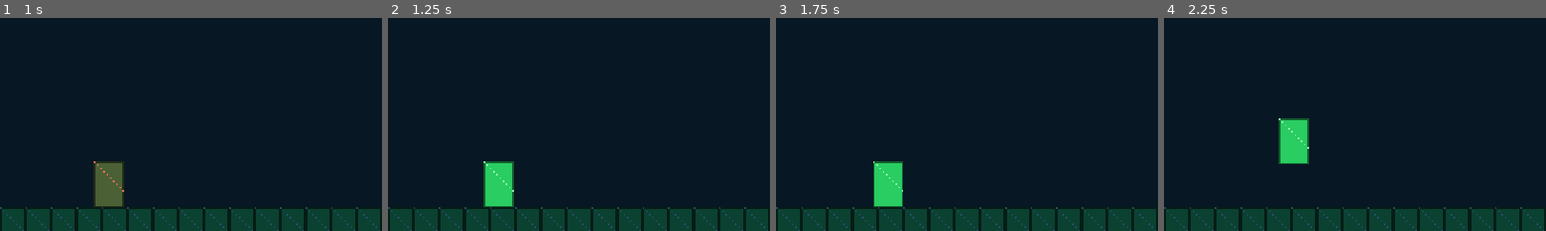
Above: before the commit, frames 1-4 (left to right).
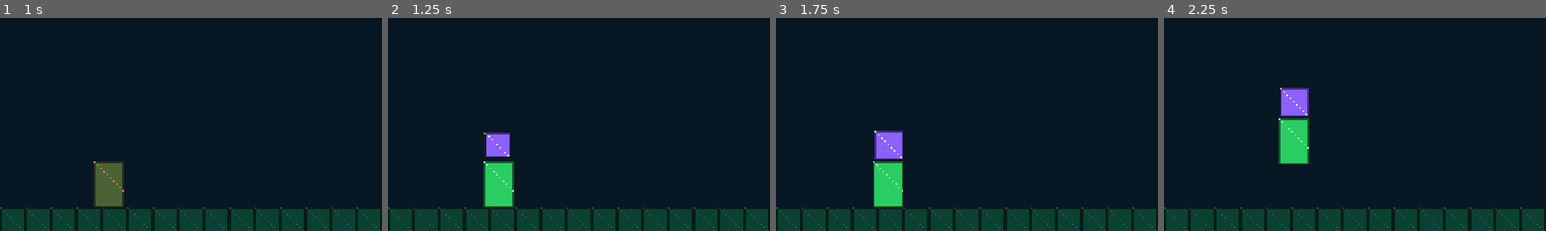
Above: after the commit, the same moments.

Repository: Eruldin/Honor-Meselesi
Game: Godot game, scene res://src/levels/ch2/Ch2.tscn
The game is run twice, just before and just after one commit, with the same random seed, the same clock (stepped at 60 frames per second) and the same inputs. This scene is started directly instead of the project's main scene.
Inputs (mouse positions are % of the whole screen's width and height, from its top left):
- Up to frame 1 (1 s): tap Enter at 0.5 s; move the mouse to (72, 45) at 0.52 s; hold D (move_right) from 0.53 s (still down); tap J (attack) at 0.6 s; click (72, 45) at 0.67 s; tap Space (jump) at 0.77 s
- Up to frame 2 (1.25 s): keep holding D (move_right)
- Up to frame 3 (1.75 s): release D (move_right) at 1.25 s; drag from (30, 55) to (14, 88) at 1.27 s
- Up to frame 4 (2.25 s): tap Space (jump) at 2 s; move the mouse to (60, 27) at 2.02 s; hold D (move_right) from 2.03 s (still down); tap F (focus) at 2.1 s
The pictures show only the part of the screen within x 0-50%, y 47-97%; the shares and areas given below are measured in that part.

Frame 1 is identical in both runs. In frame 2, 0.7% of the frame differs, in the area x 25-32%, y 53-66%; in frame 3, 1.0%, in the area x 25-34%, y 52-67%; in frame 4, 1.0%.

Commit message:
Form acilis gosterimi: yeni form kazaninca oyuncunun ustunde sprite parlamasi
Co-Authored-By: Devin AI <158243242+devin-ai-integration[bot]@users.noreply.github.com>

Diff:
--- a/src/levels/ch1/ch1.gd
+++ b/src/levels/ch1/ch1.gd
@@ -1071,6 +1071,9 @@
 		{op = "wait", t = 0.5},
 		{op = "hop_to", node = "creature", to = samurai.global_position + Vector2(10, -20), dur = 0.5, arc = 40.0},
 		{op = "picto", node = "samurai", icon = &"alarm", t = 0.9, wait = true},
+		{op = "call", fn = func() -> void:
+			FormReveal.show_on(samurai, &"tavuk")},
+		{op = "wait", t = 1.1},
 		{op = "hop_to", node = "creature", to = portal.global_position, dur = 0.5, arc = 30.0},
 		{op = "call", fn = func() -> void:
 			creature.create_tween().tween_property(creature, "scale", Vector2.ZERO, 0.3)},
--- a/src/levels/ch2/ch2.gd
+++ b/src/levels/ch2/ch2.gd
@@ -32,11 +32,17 @@
 	AudioManager.play_music(&"music/ch2")
 	if grant_drone_to_player:
 		GameState.unlock_form(&"drone")
+		get_tree().create_timer(1.2).timeout.connect(_reveal_drone)
 	_build_terrain()
 	_build_entities()
 	_build_fx()
 	_build_hud()
 	EventBus.actor_died.connect(_on_actor_died)
+
+
+func _reveal_drone() -> void:
+	if is_instance_valid(samurai):
+		FormReveal.show_on(samurai, &"drone")
 
 
 func _process(_delta: float) -> void:
@@ -248,6 +254,9 @@
 		{op = "glitch", strength = 1.0, dur = 1.0},
 		{op = "wait", t = 0.5},
 		{op = "picto", node = "samurai", icon = &"dots", t = 1.0, wait = true},
+		{op = "call", fn = func() -> void:
+			FormReveal.show_on(samurai, &"robot")},
+		{op = "wait", t = 1.1},
 		{op = "walk_to", node = "samurai", x = portal.global_position.x - 8, speed = 130.0},
 		{op = "call", fn = func() -> void:
 			samurai.create_tween().tween_property(samurai, "modulate:a", 0.0, 0.25)},
--- a/src/levels/ch3/ch3.gd
+++ b/src/levels/ch3/ch3.gd
@@ -241,6 +241,9 @@
 		{op = "glitch", strength = 1.0, dur = 1.0},
 		{op = "wait", t = 0.5},
 		{op = "picto", node = "samurai", icon = &"dots", t = 1.0, wait = true},
+		{op = "call", fn = func() -> void:
+			FormReveal.show_on(samurai, &"golge")},
+		{op = "wait", t = 1.1},
 		{op = "walk_to", node = "samurai", x = portal.global_position.x - 8, speed = 130.0},
 		{op = "call", fn = func() -> void:
 			samurai.create_tween().tween_property(samurai, "modulate:a", 0.0, 0.25)},
--- /dev/null
+++ b/src/ui/form_reveal.gd
@@ -0,0 +1,43 @@
+class_name FormReveal
+extends Node2D
+## Yeni form acilinca oyuncunun ustunde beliren gorsel (kelimesiz):
+## form sprite'i ufaktan buyuyerek belirir, parlar, biraz kalir, kaybolur.
+## Kullanim: FormReveal.show_on(samurai, &"tavuk")
+
+const HOLD := 1.1
+const RISE := 0.35
+const FALL := 0.3
+
+
+static func show_on(host: Node2D, form_id: StringName) -> FormReveal:
+	var r := FormReveal.new()
+	host.add_child(r)
+	r.z_index = 30
+	r._present(host, form_id)
+	return r
+
+
+func _present(host: Node2D, form_id: StringName) -> void:
+	var form := FormLibrary.get_form(form_id)
+	var tex_id := &"player/%s/idle" % form_id
+	if form != null and form.sprite_asset != &"" \
+			and AssetLoader.has_asset(form.sprite_asset):
+		tex_id = form.sprite_asset
+	var sp := Sprite2D.new()
+	sp.texture = AssetLoader.texture(tex_id, Vector2i(18, 18))
+	sp.position = Vector2(0, -30)
+	sp.modulate = (form.sprite_color if form != null else Color.WHITE) * Color(1.3, 1.3, 1.3, 1.0)
+	add_child(sp)
+
+	FX.spark(host.global_position + Vector2(0, -30))
+	AudioManager.play_sfx(&"sfx/checkpoint", host.global_position, -2.0)
+
+	var tw := create_tween()
+	sp.scale = Vector2(0.15, 0.15)
+	tw.tween_property(sp, "scale", Vector2(1.15, 1.15), RISE)\
+		.set_trans(Tween.TRANS_BACK).set_ease(Tween.EASE_OUT)
+	tw.tween_property(sp, "scale", Vector2.ONE, 0.12)
+	tw.tween_interval(HOLD)
+	tw.tween_property(sp, "scale", Vector2(0.0, 0.0), FALL)\
+		.set_trans(Tween.TRANS_BACK).set_ease(Tween.EASE_IN)
+	tw.finished.connect(queue_free)
Not shown, added: src/ui/form_reveal.gd.uid
